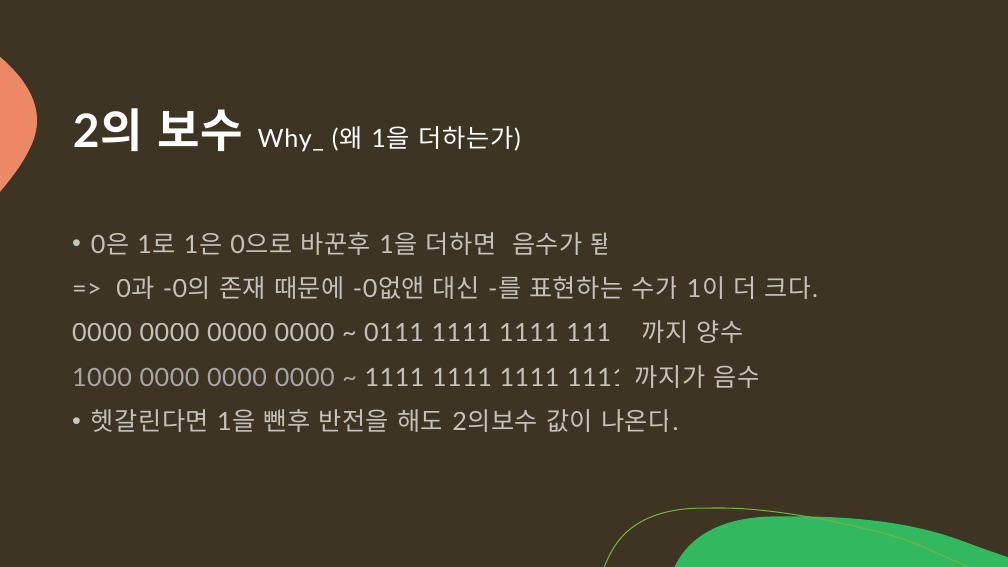
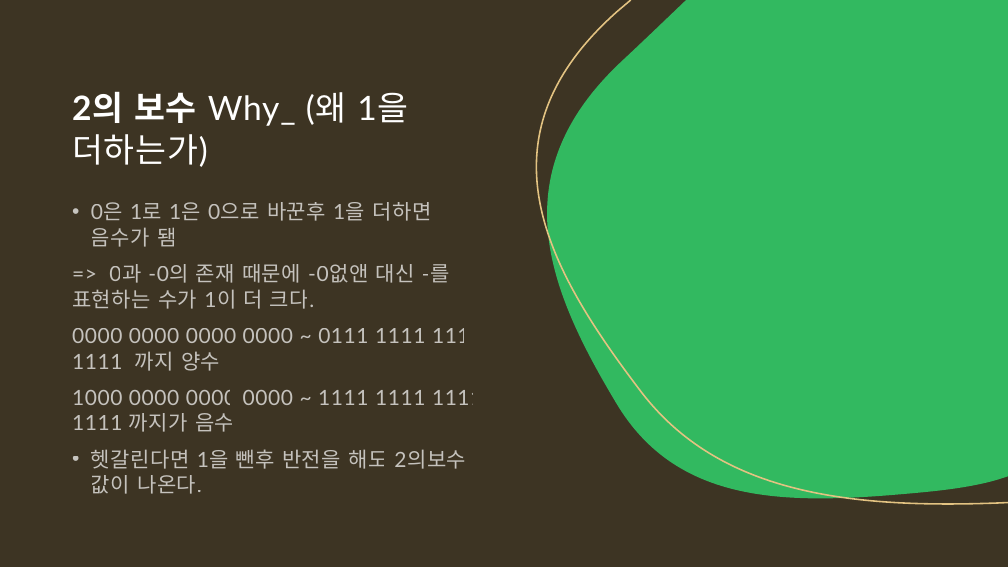
Before and after one commit to arkchimy/_Algorithm, a slide deck: slide 4 of 전공지식/C언어의 기초/C언어 기초지식.pptx. Drawn at 1008x567 pixels with LibreOffice and Linux fonts; fonts in the diff are those of the drawing. Boxes give left, top, right and bottom in pixels: in the first picture for what was removed or moved away, otherwise in the second. Text is boxed around its words. In the diff, an @@ line names an element or a change of style, - is before the commit and + after.

```diff
--- a/전공지식/C언어의 기초/C언어 기초지식.pptx
+++ b/전공지식/C언어의 기초/C언어 기초지식.pptx
@@ rectangle added at (0, 0, 1008, 567), fill #3D3423 @@
@@ freeform shape added at (537, 0, 1008, 504), outline #E3C382 1.5 pt @@
@@ freeform shape added at (547, 0, 1008, 498), fill #32B960 @@
@@ title "2의 보수 Why_ (왜 1을 ...": place and size @@
-title "2의 보수 Why_ (왜 1을 ..." at (73, 108, 520, 152)
+title "2의 보수 Why_ (왜 1을 ..." at (72, 91, 408, 167)
@@ title "2의 보수 Why_ (왜 1을 ..." at (72, 91, 408, 167): size 44 to 32 pt in "2의 보수"; size 24 to 32 pt in "Why_ (왜 1을 더하는가)" @@
@@ text "0은 1로 1은 0으로 바꾼후 ...": place and size @@
-text "0은 1로 1은 0으로 바꾼후 ..." at (72, 232, 818, 432)
+text "0은 1로 1은 0으로 바꾼후 ..." at (72, 202, 482, 494)
@@ text "0은 1로 1은 0으로 바꾼후 ..." at (72, 202, 482, 494): size 24 to 20 pt; text colour #A6A6A6 to #FFFFFF at 70% opacity in "1000 0000 0000 0000 ~"; line spacing 1.12 to 1.02 @@
```
Also in this commit, not shown: 3 other slides changed, 11 slides added.
